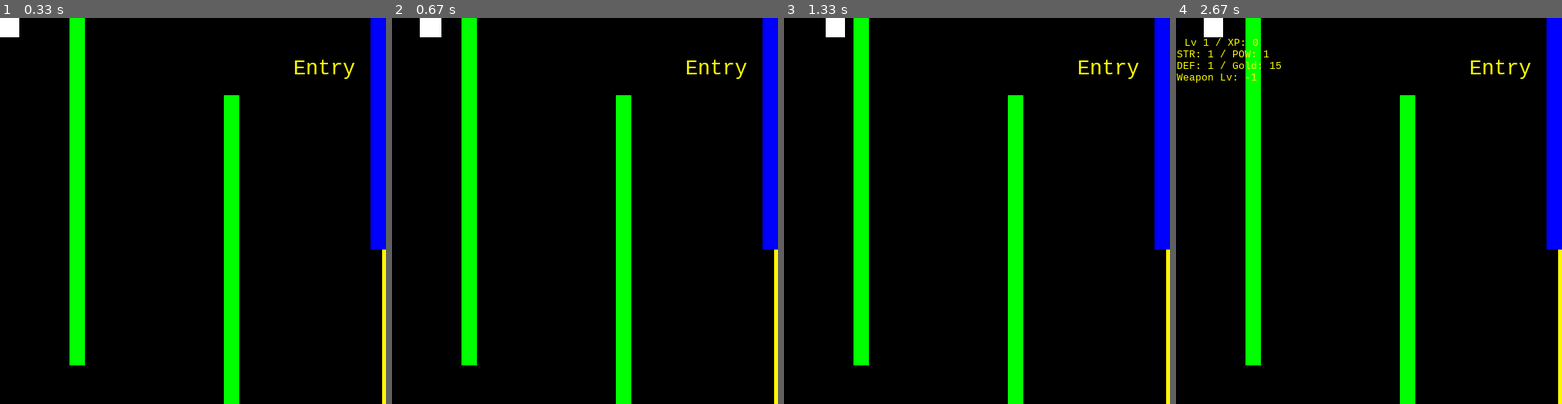
Above: before the commit, frames 1-4 (left to right).
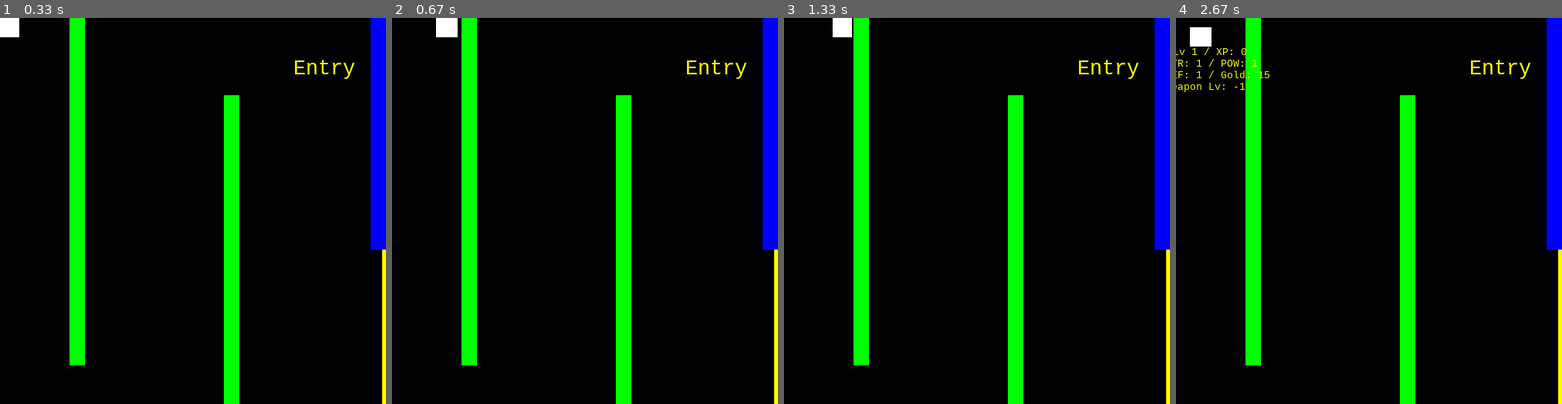
Above: after the commit, the same moments.

Repository: MatthewWilsonBCAA/pygame-stuff
Game: pygame game, started from main.py
The game is run twice, just before and just after one commit, with the same random seed, the same clock (stepped at 60 frames per second) and the same inputs.
Inputs:
- Up to frame 1 (0.33 s): no input
- Up to frame 2 (0.67 s): hold Right from 0.33 s (still down)
- Up to frame 3 (1.33 s): release Right at 0.8 s
- Up to frame 4 (2.67 s): hold Left 1.67-2.2 s; tap G at 1.82 s; hold Down 2.23-2.53 s; hold S 2.23-2.53 s; hold Left from 2.57 s (still down)

Frame 1 is identical in both runs. In frame 2, 0.4% of the frame differs, in the area x 7-17%, y 0-5%; in frame 3, 0.2%; in frame 4, 1.2%, in the area x 0-28%, y 0-20%.

Commit message:
added enemy images

Diff:
--- a/classes.py
+++ b/classes.py
@@ -74,10 +74,10 @@
 
 
 class Enemy(pygame.sprite.Sprite):
-    def __init__(self, cor, size, hp, xp, power, name, speed, ai):
+    def __init__(self, cor, image_name, hp, xp, power, name, speed, ai):
         super(Enemy, self).__init__()
-        self.surf = pygame.Surface(size)
-        self.surf.fill((colors["Red"]))
+        self.surf = pygame.image.load(image_name).convert_alpha()
+        # self.surf.fill((colors["Red"]))
         self.hp = hp
         self.xp = xp
         self.power = power
@@ -195,7 +195,7 @@
                         + random.randint(20, 40),
                         self.rect.top,
                     ),
-                    (15, 15),
+                    "knight.png",
                     100,
                     1,
                     5,
@@ -204,7 +204,7 @@
                     0,
                 )
                 enemies.add(new_enemy)
-                all_sprites.add(new_enemy)
+                # all_sprites.add(new_enemy)
 
 
 class Weapon(pygame.sprite.Sprite):
--- a/constants.py
+++ b/constants.py
@@ -12,7 +12,7 @@
 SCREEN_WIDTH = 500
 SCREEN_HEIGHT = 500
 # frame rate stuff
-FRAMERATE = 40
+FRAMERATE = 60
 
 speed = 3
 enemy_speed = 1
--- /dev/null
+++ b/enemies.py
@@ -0,0 +1,43 @@
+hound = {
+    "cor": (300, 300),
+    "size": "dragon.png",
+    "hp": 30,
+    "xp": 4,
+    "power": 3,
+    "name": "Hound",
+    "speed": 1,
+    "ai": 0,
+}
+
+guard = {
+    "cor": (350, 350),
+    "size": "knight.png",
+    "hp": 250,
+    "xp": 7,
+    "power": 10,
+    "name": "Guard",
+    "speed": 1,
+    "ai": 0,
+}
+
+summoner = {
+    "cor": (450, 350),
+    "size": "wizard.png",
+    "hp": 700,
+    "xp": 20,
+    "power": 5,
+    "name": "Summoner",
+    "speed": 1,
+    "ai": 1,
+}
+
+dragon = {
+    "cor": (200, 400),
+    "size": "dragon.png",
+    "hp": 25000,
+    "xp": 1000,
+    "power": 80,
+    "name": "Dragon",
+    "speed": 1,
+    "ai": 0,
+}
--- a/main.py
+++ b/main.py
@@ -220,6 +220,8 @@
         player_hp = player_max_hp
     for entity in all_sprites:
         screen.blit(entity.surf, entity.rect)
+    for entity in enemies:
+        screen.blit(entity.surf, entity.rect)
     for merch in merchants:
         screen.blit(
             font_half.render("Stand on and press W", True, (255, 255, 0)),
--- a/rooms.py
+++ b/rooms.py
@@ -1,343 +1,87 @@
+from enemies import *
+
 entry_room = {
-    "name": {
-        "cor": (380, 50),
-        "size": (0, 0),
-        "name": "Entry"
-    },
-    "1": {
-        "cor": (100, 200),
-        "size": (20, 500),
-        "color": "Green"
-    },
-    "2": {
-        "cor": (300, 300),
-        "size": (20, 400),
-        "color": "Green"
-    },
-    "3": {
-        "cor": (500, 100),
-        "size": (40, 400),
-        "color": "Blue"
-    },
-    "exit": {
-        "cor": (500, 400),
-        "size": (10, 200),
-        "warp": (20, 300),
-        "id": 1
-    }
+    "name": {"cor": (380, 50), "size": (0, 0), "name": "Entry"},
+    "1": {"cor": (100, 200), "size": (20, 500), "color": "Green"},
+    "2": {"cor": (300, 300), "size": (20, 400), "color": "Green"},
+    "3": {"cor": (500, 100), "size": (40, 400), "color": "Blue"},
+    "exit": {"cor": (500, 400), "size": (10, 200), "warp": (20, 300), "id": 1},
 }
 
 main_hall = {
-    "name": {
-        "cor": (150, 50),
-        "size": (0, 0),
-        "name": "Main Entrance Hall"
-    },
-    "1": {
-        "cor": (300, 185),
-        "size": (600, 30),
-        "color": "Blue"
-    },
-    "2": {
-        "cor": (300, 415),
-        "size": (600, 30),
-        "color": "Blue"
-    },
-    "exit_L": {
-        "cor": (0, 300),
-        "size": (10, 200),
-        "warp": (480, 400),
-        "id": 0
-    },
-    "exit_R": {
-        "cor": (500, 300),
-        "size": (10, 200),
-        "warp": (20, 300),
-        "id": 2
-    },
-    "enemy_1": {
-        "cor": (300, 300),
-        "size": (17, 15),
-        "hp": 30,
-        "xp": 4,
-        "power": 3,
-        "name": "Hound",
-        "speed": 1,
-        "ai": 0
-    },
-    "music": {
-        "cor": (0, 0),
-        "size": (0, 0),
-        "id": "dubstep.ogg"
-    }
+    "name": {"cor": (150, 50), "size": (0, 0), "name": "Main Entrance Hall"},
+    "1": {"cor": (300, 185), "size": (600, 30), "color": "Blue"},
+    "2": {"cor": (300, 415), "size": (600, 30), "color": "Blue"},
+    "exit_L": {"cor": (0, 300), "size": (10, 200), "warp": (480, 400), "id": 0},
+    "exit_R": {"cor": (500, 300), "size": (10, 200), "warp": (20, 300), "id": 2},
+    "enemy_1": hound,
+    "music": {"cor": (0, 0), "size": (0, 0), "id": "dubstep.ogg"},
 }
 
 throne_room = {
-    "name": {
-        "cor": (250, 350),
-        "size": (0, 0),
-        "name": "Throne Room"
-    },
-    "1": {
-        "cor": (250, 250),
-        "size": (50, 50),
-        "color": "Blue"
-    },
-    "2": {
-        "cor": (0, 50),
-        "size": (20, 300),
-        "color": "Blue"
-    },
-    "3": {
-        "cor": (0, 450),
-        "size": (20, 100),
-        "color": "Blue"
-    },
-    "4": {
-        "cor": (100, 0),
-        "size": (200, 20),
-        "color": "Blue"
-    },
-    "5": {
-        "cor": (400, 0),
-        "size": (200, 20),
-        "color": "Blue"
-    },
-    "6": {
-        "cor": (500, 50),
-        "size": (20, 300),
-        "color": "Blue"
-    },
-    "7": {
-        "cor": (500, 450),
-        "size": (20, 100),
-        "color": "Blue"
-    },
-    "exit_L": {
-        "cor": (0, 300),
-        "size": (10, 200),
-        "warp": (480, 300),
-        "id": 1
-    },
-    "exit_U": {
-        "cor": (250, 00),
-        "size": (100, 10),
-        "warp": (250, 480),
-        "id": 3
-    },
-    "exit_R": {
-        "cor": (500, 300),
-        "size": (10, 200),
-        "warp": (20, 300),
-        "id": 4
-    },
-    "exit_D": {
-        "cor": (250, 500),
-        "size": (100, 10),
-        "warp": (250, 20),
-        "id": 5
-    },
-    "pick_1": {
-        "cor": (300, 250),
-        "size": (15, 15),
-        "p_type": 0
-    },
-    "pick_2": {
-        "cor": (200, 250),
-        "size": (15, 15),
-        "p_type": 0
-    },
-    "pick_3": {
-        "cor": (250, 300),
-        "size": (15, 15),
-        "p_type": 0
-    },
-    "music": {
-        "cor": (0, 0),
-        "size": (0, 0),
-        "id": "dubstep.ogg"
-    }
+    "name": {"cor": (250, 350), "size": (0, 0), "name": "Throne Room"},
+    "1": {"cor": (250, 250), "size": (50, 50), "color": "Blue"},
+    "2": {"cor": (0, 50), "size": (20, 300), "color": "Blue"},
+    "3": {"cor": (0, 450), "size": (20, 100), "color": "Blue"},
+    "4": {"cor": (100, 0), "size": (200, 20), "color": "Blue"},
+    "5": {"cor": (400, 0), "size": (200, 20), "color": "Blue"},
+    "6": {"cor": (500, 50), "size": (20, 300), "color": "Blue"},
+    "7": {"cor": (500, 450), "size": (20, 100), "color": "Blue"},
+    "exit_L": {"cor": (0, 300), "size": (10, 200), "warp": (480, 300), "id": 1},
+    "exit_U": {"cor": (250, 00), "size": (100, 10), "warp": (250, 480), "id": 3},
+    "exit_R": {"cor": (500, 300), "size": (10, 200), "warp": (20, 300), "id": 4},
+    "exit_D": {"cor": (250, 500), "size": (100, 10), "warp": (250, 20), "id": 5},
+    "pick_1": {"cor": (300, 250), "size": (15, 15), "p_type": 0},
+    "pick_2": {"cor": (200, 250), "size": (15, 15), "p_type": 0},
+    "pick_3": {"cor": (250, 300), "size": (15, 15), "p_type": 0},
+    "music": {"cor": (0, 0), "size": (0, 0), "id": "dubstep.ogg"},
 }
 
 balcony = {
-    "name": {
-        "cor": (150, 0),
-        "size": (0, 0),
-        "name": "Balcony"
-    },
-    "1": {
-        "cor": (250, 350),
-        "size": (500, 10),
-        "color": "Blue"
-    },
-    "2": {
-        "cor": (100, 100),
-        "size": (10, 50),
-        "color": "Green"
-    },
-    "3": {
-        "cor": (250, 100),
-        "size": (10, 50),
-        "color": "Green"
-    },
-    "4": {
-        "cor": (90, 200),
-        "size": (10, 50),
-        "color": "Green"
-    },
-    "exit_D": {
-        "cor": (250, 500),
-        "size": (100, 10),
-        "warp": (250, 20),
-        "id": 2
-    },
-    "music": {
-        "cor": (0, 0),
-        "size": (0, 0),
-        "id": "wind.ogg"
-    }
-    ,
-    "npc_1": {
-        "cor": (200, 400),
-        "size": (30, 30),
-        "name": "John",
-        "type": 0
-    }
+    "name": {"cor": (150, 0), "size": (0, 0), "name": "Balcony"},
+    "1": {"cor": (250, 350), "size": (500, 10), "color": "Blue"},
+    "2": {"cor": (100, 100), "size": (10, 50), "color": "Green"},
+    "3": {"cor": (250, 100), "size": (10, 50), "color": "Green"},
+    "4": {"cor": (90, 200), "size": (10, 50), "color": "Green"},
+    "exit_D": {"cor": (250, 500), "size": (100, 10), "warp": (250, 20), "id": 2},
+    "music": {"cor": (0, 0), "size": (0, 0), "id": "wind.ogg"},
+    "npc_1": {"cor": (200, 400), "size": (30, 30), "name": "John", "type": 0},
 }
 eatery = {
-    "name": {
-        "cor": (250, 30),
-        "size": (0, 0),
-        "name": "Eatery"
-    },
-    "exit_L": {
-        "cor": (0, 300),
-        "size": (10, 200),
-        "warp": (480, 300),
-        "id": 2
-    },
-    "1": {
-        "cor": (250, 250),
-        "size": (300, 40),
-        "color": "Blue"
-    },
-    "2": {
-        "cor": (0, 50),
-        "size": (20, 300),
-        "color": "Blue"
-    },
-    "3": {
-        "cor": (0, 450),
-        "size": (20, 100),
-        "color": "Blue"
-    },
-    "4": {
-        "cor": (250, 0),
-        "size": (500, 20),
-        "color": "Blue"
-    },
-    "pick_1": {
-        "cor": (400, 350),
-        "size": (15, 15),
-        "p_type": 1
-    },
-    "enemy_1": {
-        "cor": (350, 350),
-        "size": (15, 15),
-        "hp": 250,
-        "xp": 7,
-        "power": 10,
-        "name": "Guard",
-        "speed": 1,
-        "ai": 0
-    },
-    "enemy_2": {
-        "cor": (350, 150),
-        "size": (15, 15),
-        "hp": 250,
-        "xp": 7,
-        "power": 10,
-        "name": "Guard",
-        "speed": 1,
-        "ai": 0
-    },
-    "enemy_3": {
-        "cor": (450, 350),
-        "size": (25, 25),
-        "hp": 700,
-        "xp": 20,
-        "power": 5,
-        "name": "Summoner",
-        "speed": 1,
-        "ai": 1
-    }
+    "name": {"cor": (250, 30), "size": (0, 0), "name": "Eatery"},
+    "exit_L": {"cor": (0, 300), "size": (10, 200), "warp": (480, 300), "id": 2},
+    "1": {"cor": (250, 250), "size": (300, 40), "color": "Blue"},
+    "2": {"cor": (0, 50), "size": (20, 300), "color": "Blue"},
+    "3": {"cor": (0, 450), "size": (20, 100), "color": "Blue"},
+    "4": {"cor": (250, 0), "size": (500, 20), "color": "Blue"},
+    "pick_1": {"cor": (400, 350), "size": (15, 15), "p_type": 1},
+    "enemy_1": guard,
+    "enemy_2": guard,
+    "enemy_3": summoner,
 }
+eatery["enemy_2"]["cor"] = (300, 300)
 lower_castle = {
-    "name": {
-        "cor": (150, 450),
-        "size": (0, 0),
-        "name": "Lower Castle Halls"
-    },
-    "1": {
-        "cor": (250, 200),
-        "size": (400, 80),
-        "color": "Blue"
-    },
-    "exit_U": {
-        "cor": (250, 0),
-        "size": (100, 10),
-        "warp": (250, 480),
-        "id": 2
-    },
-    "enemy_1": {
-        "cor": (200, 400),
-        "size": (45, 45),
-        "hp": 25000,
-        "xp": 1000,
-        "power": 80,
-        "name": "Dragon",
-        "speed": 1,
-        "ai": 0
-    },
-    "pick_1": {
-        "cor": (100, 350),
-        "size": (15, 15),
-        "p_type": 2
-    },
-    "pick_2": {
-        "cor": (100, 400),
-        "size": (15, 15),
-        "p_type": 2
-    },
-    "pick_3": {
-        "cor": (100, 450),
-        "size": (15, 15),
-        "p_type": 2
-    },
-    "exit_R": {
-        "cor": (500, 50),
-        "size": (10, 100),
-        "warp": (20, 50),
-        "id": 6
-    }
+    "name": {"cor": (150, 450), "size": (0, 0), "name": "Lower Castle Halls"},
+    "1": {"cor": (250, 200), "size": (400, 80), "color": "Blue"},
+    "exit_U": {"cor": (250, 0), "size": (100, 10), "warp": (250, 480), "id": 2},
+    "enemy_1": dragon,
+    "pick_1": {"cor": (100, 350), "size": (15, 15), "p_type": 2},
+    "pick_2": {"cor": (100, 400), "size": (15, 15), "p_type": 2},
+    "pick_3": {"cor": (100, 450), "size": (15, 15), "p_type": 2},
+    "exit_R": {"cor": (500, 50), "size": (10, 100), "warp": (20, 50), "id": 6},
 }
 lower_castle_halls = {
-    "name": {
-        "cor": (150, 450),
-        "size": (0, 0),
-        "name": "Lower Castle Halls"
-    },
-    "1": {
-        "cor": (250, 200),
-        "size": (400, 80),
-        "color": "Blue"
-    },
-    "exit_L": {
-        "cor": (0, 50),
-        "size": (10, 100),
-        "warp": (480, 50),
-        "id": 5
-    }
+    "name": {"cor": (150, 450), "size": (0, 0), "name": "Lower Castle Halls"},
+    "1": {"cor": (250, 200), "size": (400, 80), "color": "Blue"},
+    "exit_L": {"cor": (0, 50), "size": (10, 100), "warp": (480, 50), "id": 5},
 }
 
-room_list = [entry_room, main_hall, throne_room, balcony, eatery, lower_castle, lower_castle_halls]
+room_list = [
+    entry_room,
+    main_hall,
+    throne_room,
+    balcony,
+    eatery,
+    lower_castle,
+    lower_castle_halls,
+]
Binary file added: dragon.png
Binary file added: knight.png
Binary file added: wizard.png
